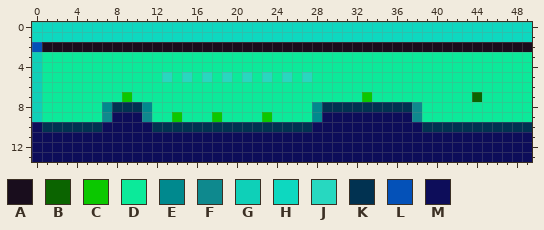
File history of a pixel-art sprite, res/lvls/4.png. The picture above is the old version.
The file is 50x14 pixels. Colours within 5 levels of each other are drawn and written as one.
Palette (. is transparent): A #190d1d  B #0b6400  C #0bc800  D #0bea9a  E #00898e  F #0e898e  G #0ed0b8  H #0dd8c0  J #27d8c0  K #013251  L #0451b8  M #0d0d5a
Once edited:
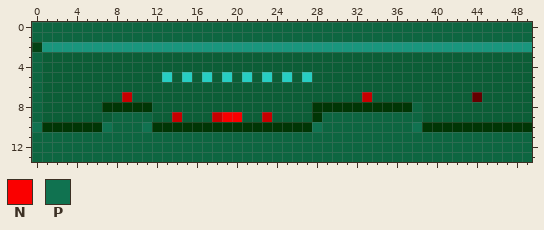
Colours new in this view: N #fa0000  P #107250
Changes in this commit:
colour A: #190d1d -> #19967d
colour B: #0b6400 -> #640000
colour C: #0bc800 -> #c80000
colour D: #0bea9a -> #0b5e37
colour J: #27d8c0 -> #27cec3
colour K: #013251 -> #013605
colour L: #0451b8 -> #044214
colour M: #0d0d5a -> #0d6641
y 0..1: x 0..49 HHHHHHHHHHHHHHHHHHHHHHHHHHHHHHHHHHHHHHHHHHHHHHHHHH -> MMMMMMMMMMMMMMMMMMMMMMMMMMMMMMMMMMMMMMMMMMMMMMMMMM
y 3..7: x 0 G -> M
y 8: x 0 G -> M; x 7 E -> K; x 11 E -> K; x 28 E -> K; x 38 F -> M
y 9: x 0 G -> M; x 7 F -> D; x 11 F -> M; x 19..20 DD -> NN; x 28 E -> K; x 38 F -> M
y 10: x 0 M -> P; x 7 M -> P; x 11 M -> P; x 28 M -> P; x 38 M -> P
Boxes around the changes in both pictures, in picture pixels (x1, y1, x2, y2):
changed: (32, 22, 532, 162)
